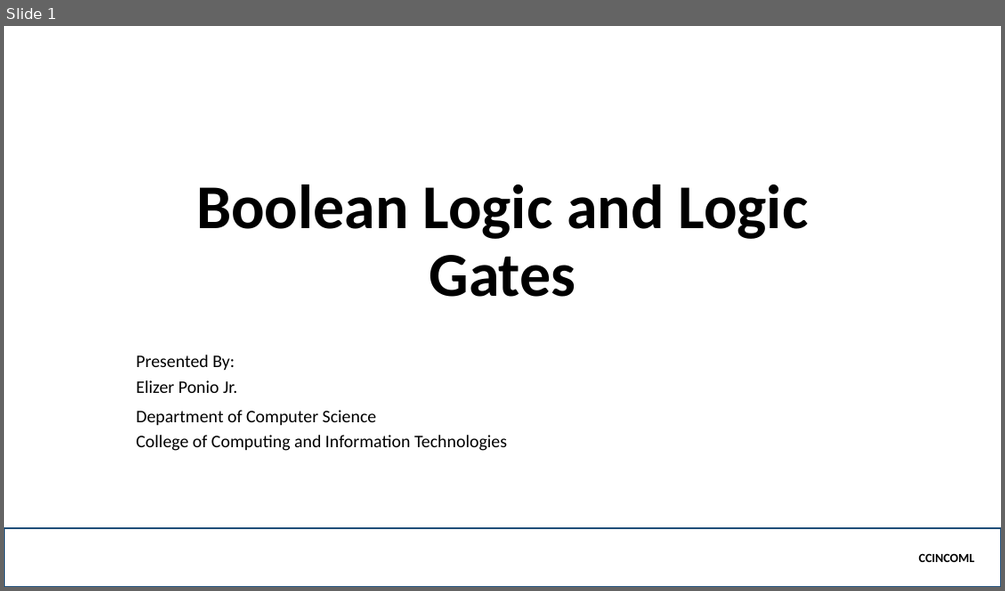
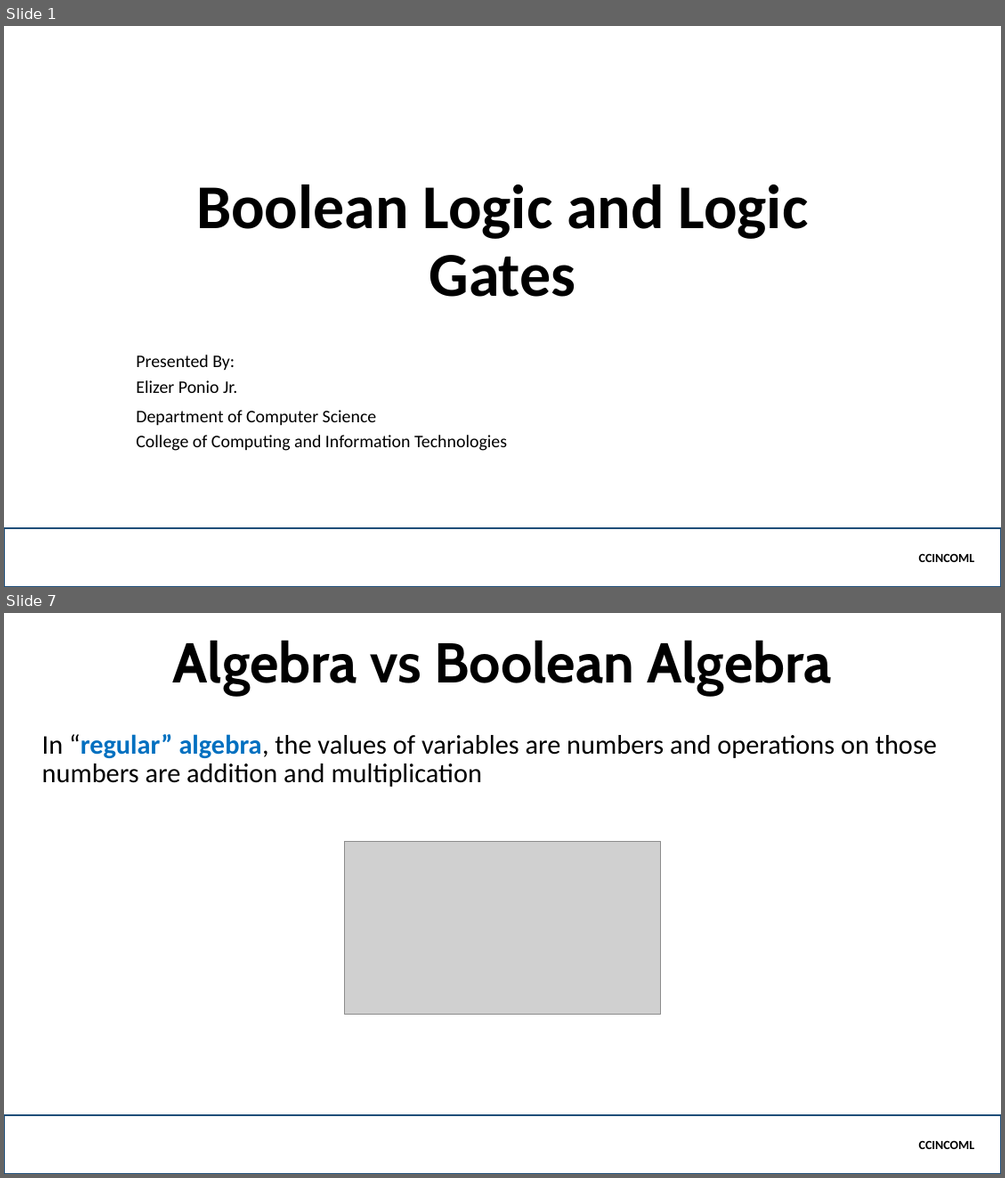
Before and after one commit to jamenggay/CCINCOML, a slide deck: Part 5 - Logic Gates/Boolean Logic and Logic Gates.pptx. Shown one above the other, each under a label of ours: slide 1 before the commit, slides 1 and 7 after it; the slides between them are not shown. The pictures are 1005x591 and 1005x1178 pixels, drawn with LibreOffice and Linux fonts; fonts in the diff are those of the drawing; grey boxes stand for pictures; background and template pictures are left out. Boxes give left, top, right and bottom in pixels: in the first picture for what was removed or moved away, otherwise in the second. Text is boxed around its words. In the diff, an @@ line names an element or a change of style, - is before the commit and + after.

```diff
--- a/Part 5 - Logic Gates/Boolean Logic and Logic Gates.pptx
+++ b/Part 5 - Logic Gates/Boolean Logic and Logic Gates.pptx
@@ slide 7 added at (4, 613, 1001, 1174), background picture (left out) @@
@@ title added at (173, 640, 832, 695), 54 pt, text #000000, bold @@
+Algebra vs Boolean Algebra
@@ text added at (42, 734, 937, 787), 26 pt, text #000000 @@
+In “regular” algebra, the values of variables are numbers and operations on those numbers are addition and multiplication
@@ picture added at (345, 841, 661, 1013) @@
@@ rectangle added at (4, 1115, 1001, 1174), outline #1F4E79 2.25 pt, 12 pt, text #000000, bold @@
+CCINCOML
```
Also in this commit, not shown: 1 slide changed, 12 other slides added, 1 slide removed.
